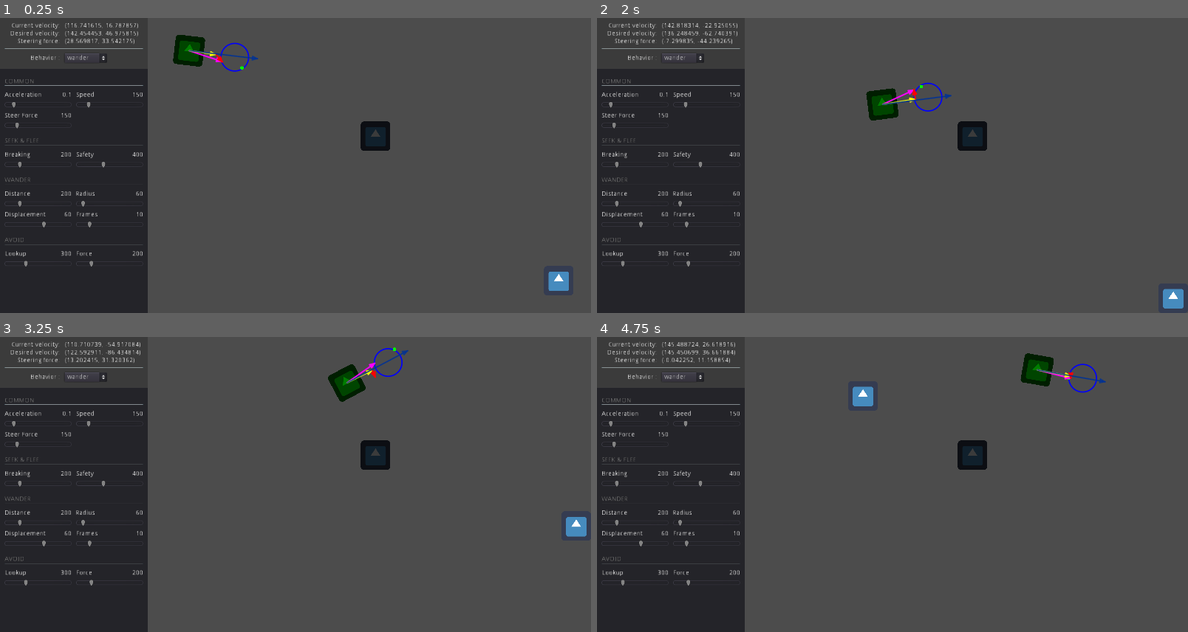
Above: before the commit, frames 1-4 (two rows, left to right).
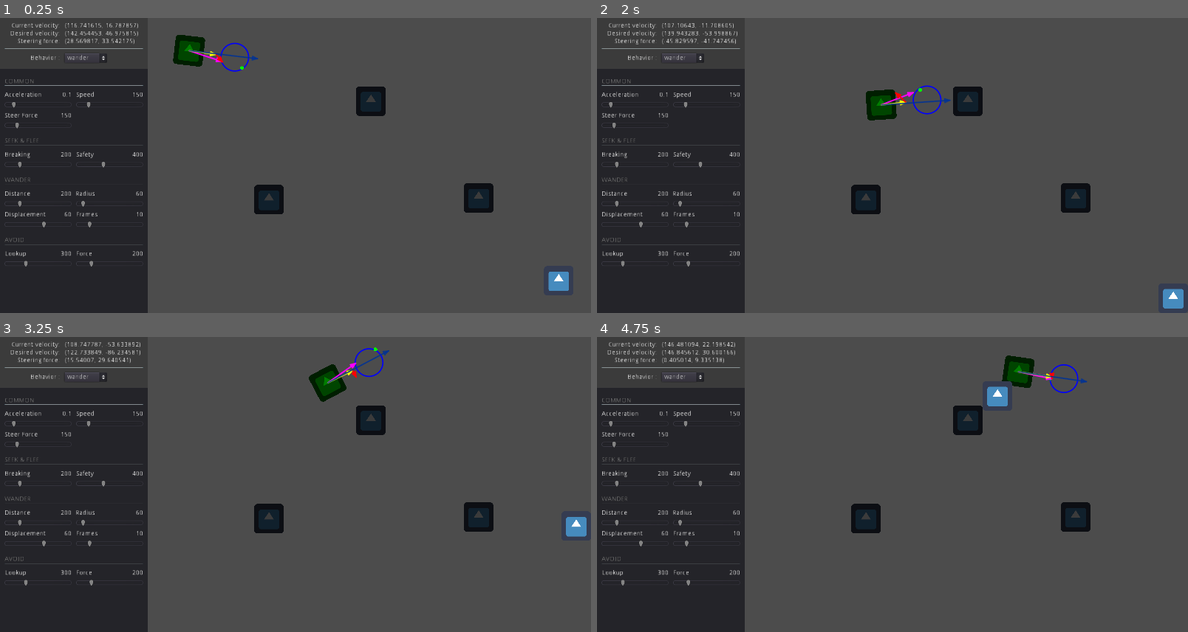
Above: after the commit, the same moments.

Repository: FredoLaPower/steering-behaviors
Game: Godot game, scene res://Scene/Main.tscn
Two runs of this game, one before a commit and one after it. Both use one fixed random seed, a clock stepped at 60 frames per second and the inputs below. The engine's default icon, where the game draws it, is replaced by a stand-in: a white triangle on a blue panel in a dark square.
Inputs:
- Up to frame 1 (0.25 s): no input
- Up to frame 2 (2 s): hold Right (player_right) 0.53-1.28 s; hold Down (player_down) from 1.28 s (still down)
- Up to frame 3 (3.25 s): release Down (player_down) at 2.03 s; hold Right (player_right) 2.03-2.78 s; hold Up (player_up) from 2.78 s (still down)
- Up to frame 4 (4.75 s): release Up (player_up) at 3.53 s; hold Left (player_left) from 3.53 s (still down)

The runs differ from the first frame. In frame 1, 1.9% of the frame differs, in the area x 43-84%, y 23-67%; in frame 2, 2.5%; in frame 3, 3.2%; in frame 4, 3.6%, in the area x 11-87%, y 1-67%.

Commit message:
More obstacles

Diff:
--- a/Scene/Main.tscn
+++ b/Scene/Main.tscn
@@ -92,7 +92,13 @@
 [node name="Player" parent="." instance=ExtResource( 10 )]
 
 [node name="Obstacle" parent="." instance=ExtResource( 3 )]
-position = Vector2( 813.289, 256.401 )
+position = Vector2( 803.253, 180.505 )
+
+[node name="Obstacle2" parent="." instance=ExtResource( 3 )]
+position = Vector2( 1036.59, 390.63 )
+
+[node name="Obstacle3" parent="." instance=ExtResource( 3 )]
+position = Vector2( 582.465, 394.394 )
 
 [node name="Limits" type="Node2D" parent="."]
 
